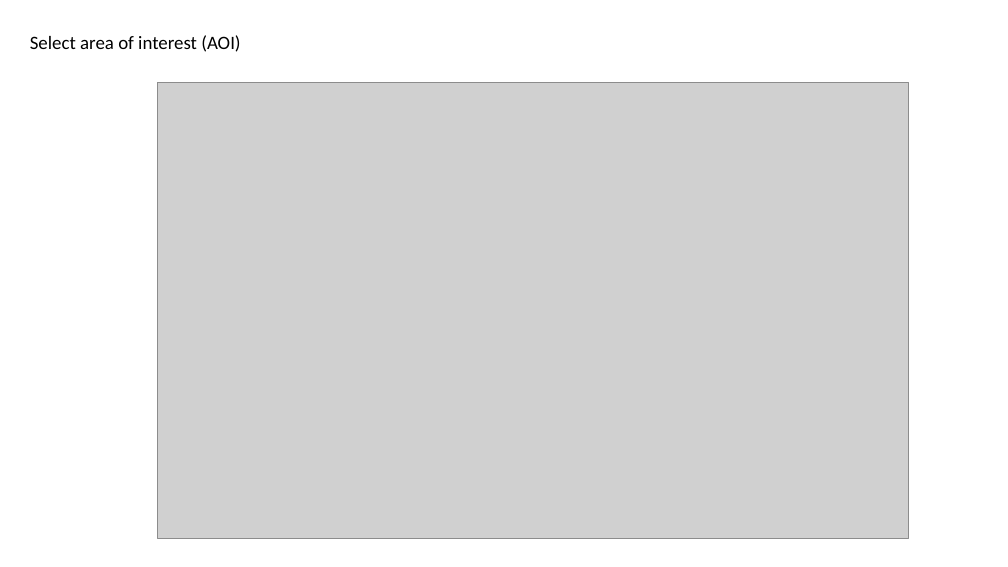
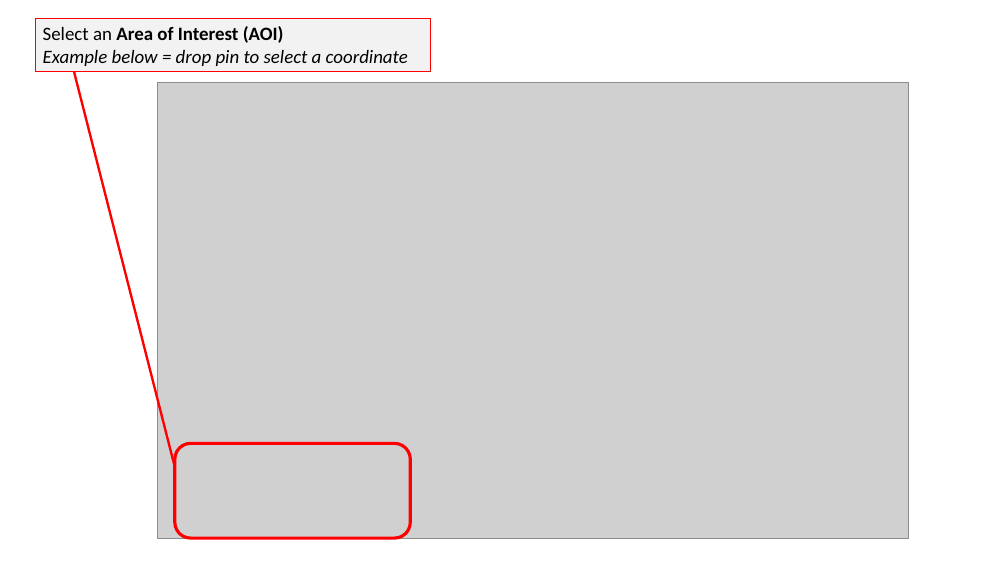
Before and after one commit to rwilks-earthobs/msc_eo_challenge, a slide deck: slide 3 of How to Access Landsat 8 Data - EarthExplorer US Geological Service.pptx (slide 2 before the commit). Drawn at 1008x567 pixels with LibreOffice and Linux fonts; fonts in the diff are those of the drawing; grey boxes stand for pictures. Boxes give left, top, right and bottom in pixels: in the first picture for what was removed or moved away, otherwise in the second. Text is boxed around its words. In the diff, an @@ line names an element or a change of style, - is before the commit and + after.

```diff
--- a/How to Access Landsat 8 Data - EarthExplorer US Geological Service.pptx
+++ b/How to Access Landsat 8 Data - EarthExplorer US Geological Service.pptx
@@ rectangle added at (36,18,431,72), fill #F2F2F2, outline #FF0000 0.75 pt, 18 pt, text #000000, italic @@
+Select an Area of Interest (AOI)
+Example below = drop pin to select a coordinate
@@ text removed at (30,35,240,52) @@
-Select area of interest (AOI)
@@ line added from (74, 72) to (175, 467), #FF0000 2.25 pt @@
@@ rounded rectangle added at (175,443,410,538), outline #FF0000 3 pt @@
```
Also in this commit, not shown: 1 other slide changed, 7 slides added, 2 slides removed.
